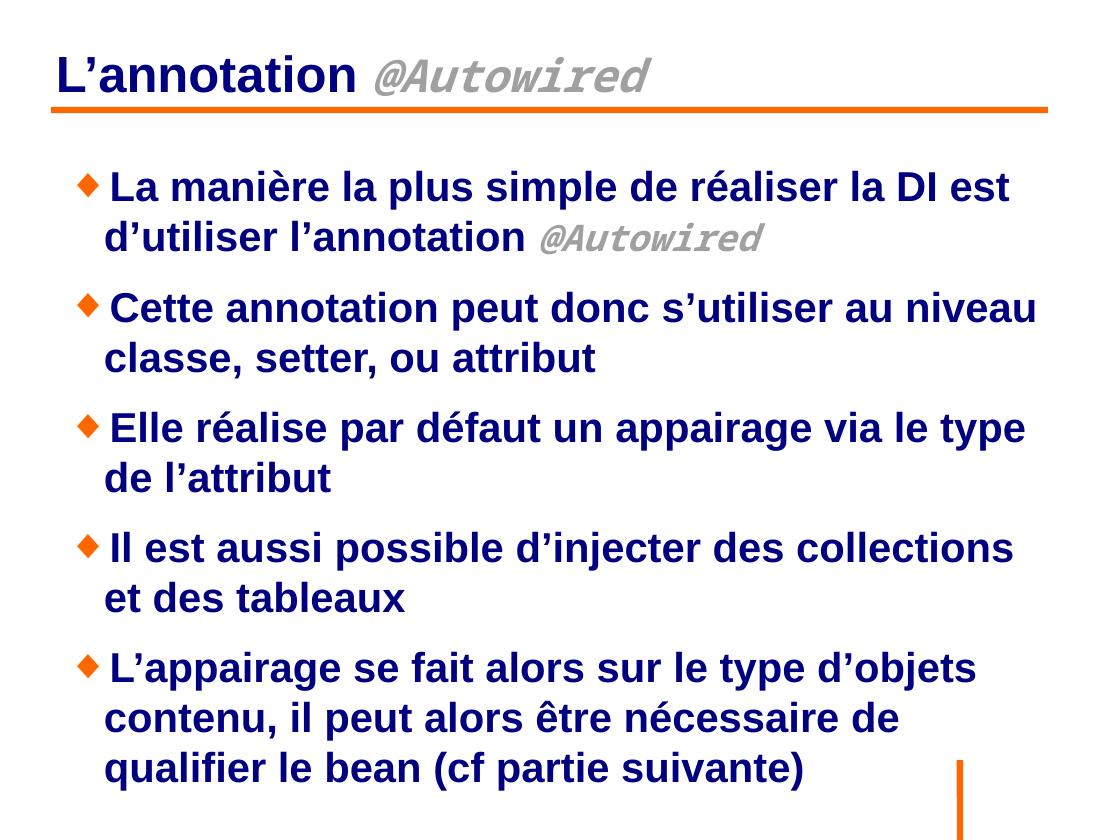
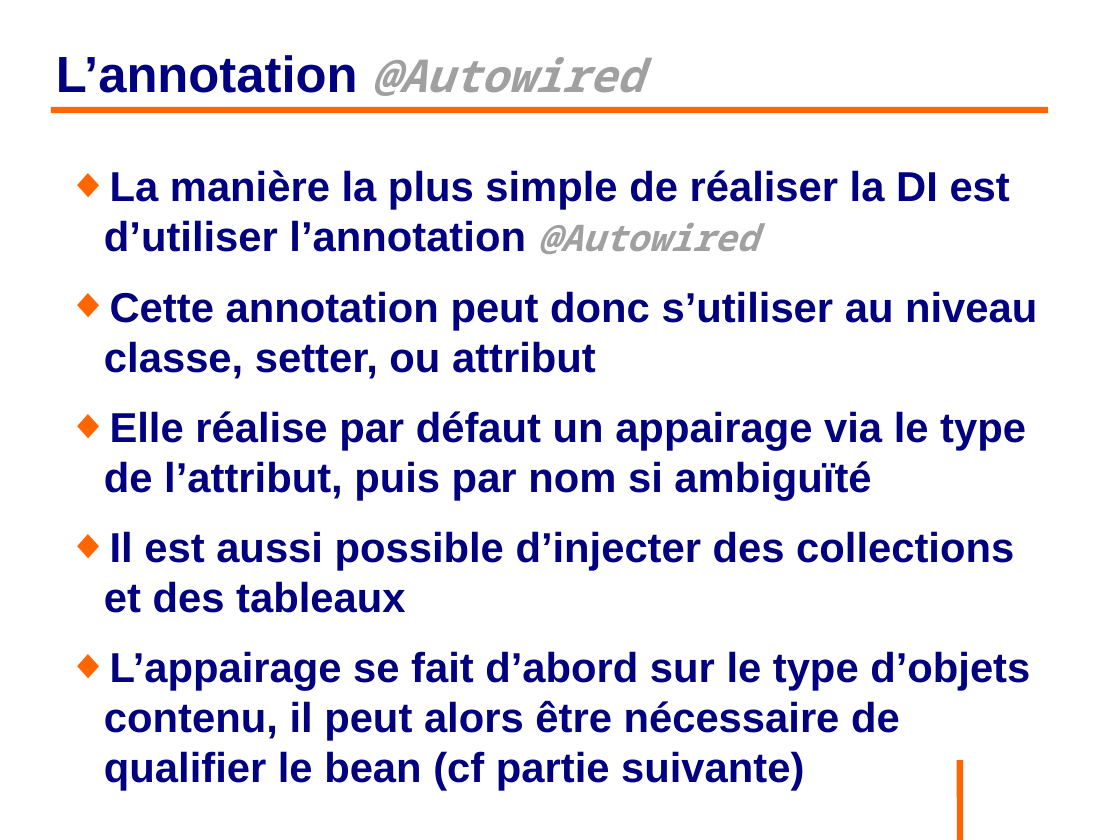
Before and after one commit to philphils/formation-spring, a slide deck: slide 83 of Documentation/diapo_formation_spring.odp. Drawn at 1120x840 pixels with LibreOffice and Linux fonts; fonts in the diff are those of the drawing; background and template pictures are left out. Boxes give left, top, right and bottom in pixels: in the first picture for what was removed or moved away, otherwise in the second. Text is boxed around its words. In the diff, an @@ line names an element or a change of style, - is before the commit and + after.

```diff
--- a/Documentation/diapo_formation_spring.odp
+++ b/Documentation/diapo_formation_spring.odp
@@ text at bbox=[104, 411, 1026, 501]: text changed @@
-◆ Elle réalise par défaut un appairage via le type de l’attribut
+◆ Elle réalise par défaut un appairage via le type de l’attribut, puis par nom si ambiguïté
@@ text at bbox=[104, 651, 1030, 791]: text changed @@
-◆ L’appairage se fait alors sur le type d’objets contenu, il peut alors être nécessaire de qualifier le bean (cf partie suivante)
+◆ L’appairage se fait d’abord sur le type d’objets contenu, il peut alors être nécessaire de qualifier le bean (cf partie suivante)
```
Also in this commit, not shown: 5 other slides changed.
